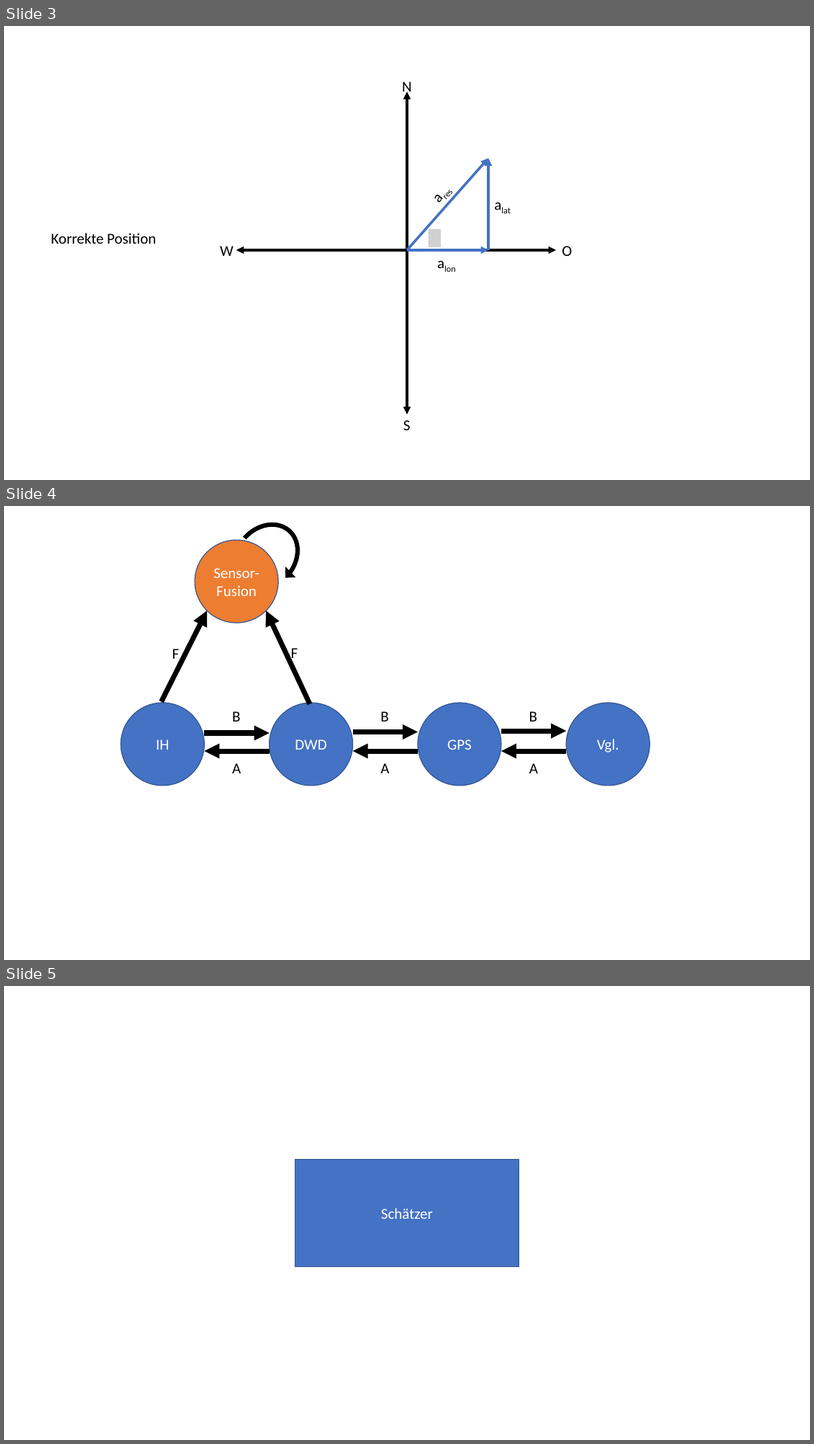
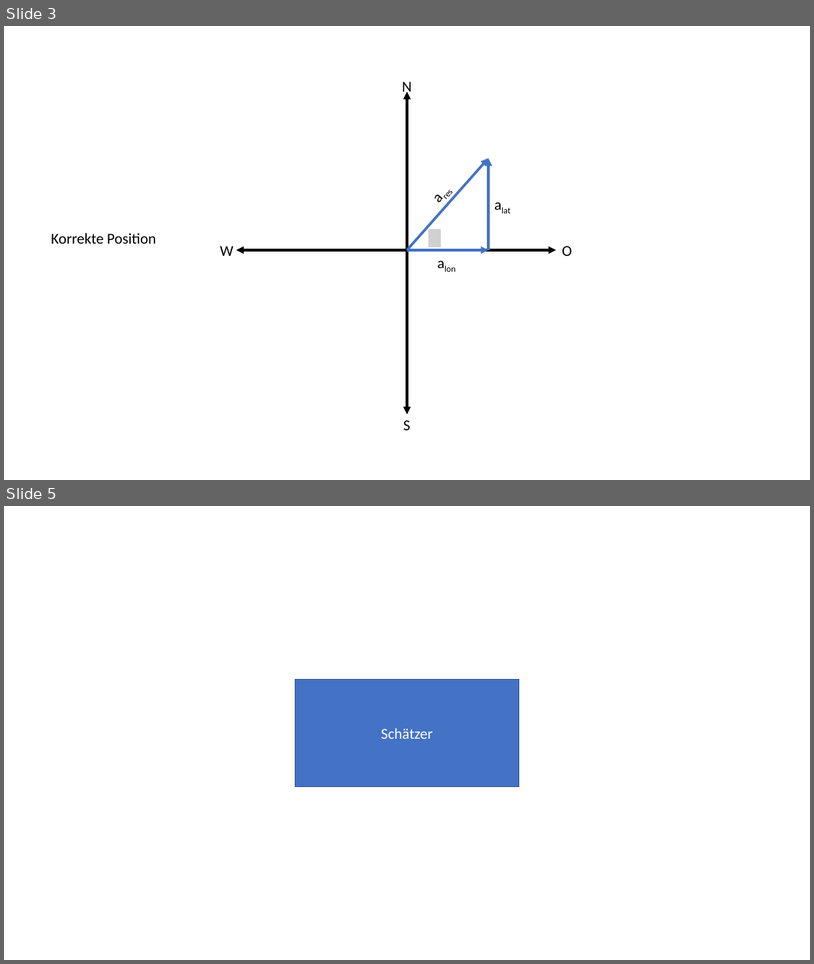
Before and after one commit to riccardofeingold/3D-Positionsbestimmung-mit-Sensor-Fusion-basierten-Algorithmen, a slide deck: Texte/GPS.pptx. Shown one above the other, each under a label of ours: slides 3, 4 and 5 before the commit, slides 3 and 5 after it; the slides between them are not shown. The pictures are 814x1444 and 814x964 pixels, drawn with LibreOffice and Linux fonts; fonts in the diff are those of the drawing; grey boxes stand for pictures. Boxes give left, top, right and bottom in pixels: in the first picture for what was removed or moved away, otherwise in the second. Text is boxed around its words. In the diff, an @@ line names an element or a change of style, - is before the commit and + after.

```diff
--- a/Texte/GPS.pptx
+++ b/Texte/GPS.pptx
@@ slide 4 removed at (x1=4, y1=506, x2=810, y2=960), background #FFFFFF @@
@@ circular arrow removed at (x1=213, y1=506, x2=320, y2=611) @@
@@ ellipse removed at (x1=196, y1=540, x2=278, y2=623) @@
-Sensor-Fusion
@@ arrow removed from (161, 701) to (207, 610) @@
@@ arrow removed from (310, 704) to (266, 610) @@
@@ text removed at (x1=172, y1=649, x2=180, y2=663) @@
-F
@@ text removed at (x1=291, y1=648, x2=298, y2=663) @@
-F
@@ ellipse removed at (x1=121, y1=703, x2=204, y2=785) @@
-IH
@@ text removed at (x1=232, y1=711, x2=240, y2=721) @@
-B
@@ ellipse removed at (x1=270, y1=703, x2=353, y2=785) @@
-DWD
@@ text removed at (x1=381, y1=711, x2=388, y2=721) @@
-B
@@ ellipse removed at (x1=418, y1=703, x2=502, y2=785) @@
-GPS
@@ text removed at (x1=530, y1=711, x2=538, y2=721) @@
-B
@@ ellipse removed at (x1=566, y1=703, x2=650, y2=785) @@
-Vgl.
@@ arrow removed from (204, 733) to (270, 733) @@
@@ arrow removed from (353, 731) to (418, 731) @@
@@ arrow removed from (502, 731) to (566, 731) @@
@@ arrow removed from (270, 751) to (204, 751) @@
@@ text removed at (x1=232, y1=763, x2=241, y2=773) @@
-A
@@ arrow removed from (418, 751) to (353, 751) @@
@@ text removed at (x1=381, y1=763, x2=389, y2=773) @@
-A
@@ arrow removed from (566, 751) to (502, 751) @@
@@ text removed at (x1=530, y1=763, x2=538, y2=773) @@
-A
```
Also in this commit, not shown: 1 slide added, 7 other files.
